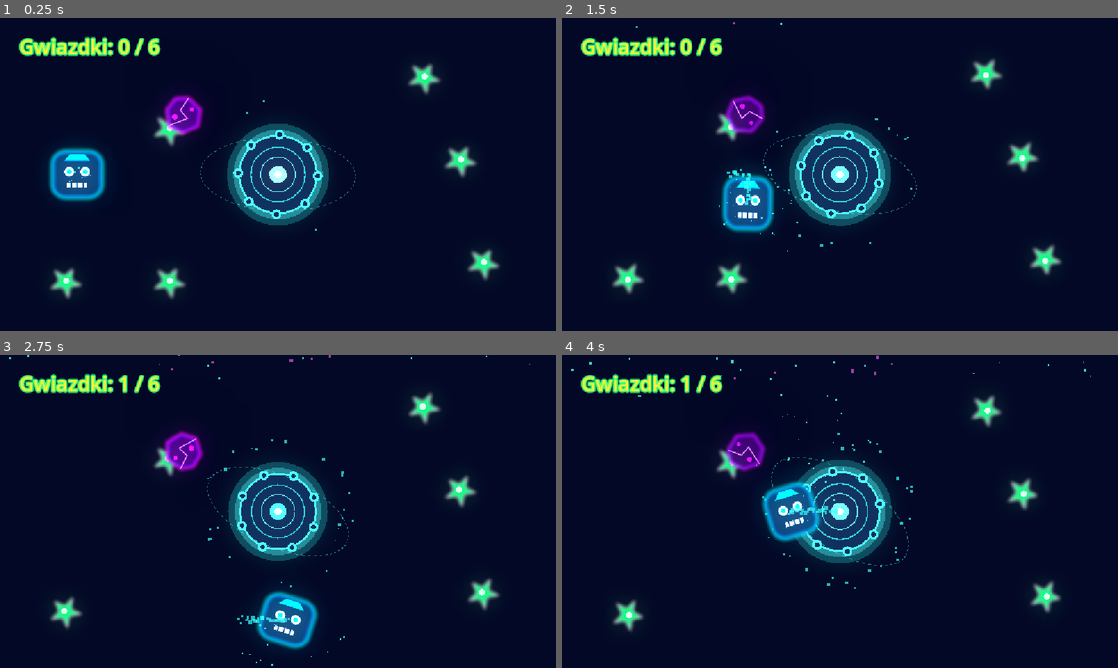
Above: before the commit, frames 1-4 (two rows, left to right).
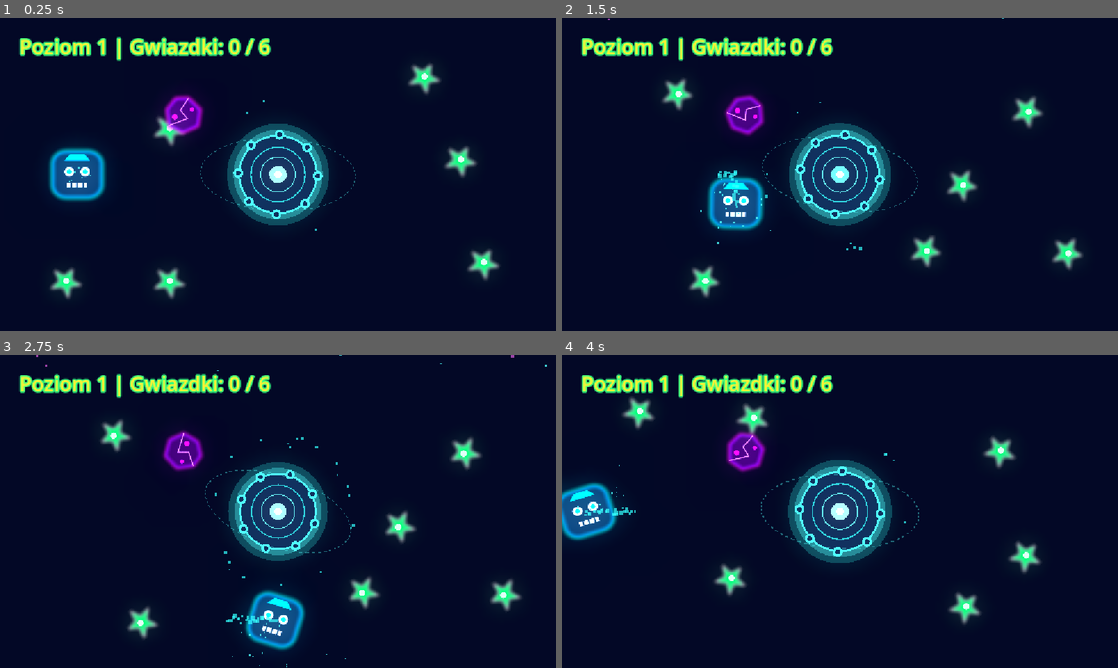
Above: after the commit, the same moments.

Repository: mjasin/planeta-bzzzt
Game: Godot game, scene res://main.tscn
The game is run twice, just before and just after one commit, with the same random seed, the same clock (stepped at 60 frames per second) and the same inputs.
Inputs:
- Up to frame 1 (0.25 s): no input
- Up to frame 2 (1.5 s): tap Enter (ui_accept) at 0.5, 0.77, 1.07 s; hold Right (ui_right) 0.53-1.28 s; tap R at 0.6 s; tap Space at 0.8, 1.35 s; hold Down (ui_down) from 1.28 s (still down)
- Up to frame 3 (2.75 s): tap Enter (ui_accept) at 1.52, 1.82 s; tap Keypad Enter at 1.55, 2.1 s; release Down (ui_down) at 2.03 s; hold Right (ui_right) from 2.03 s (still down); hold Enter (ui_accept) from 2.03 s (still down)
- Up to frame 4 (4 s): release Right (ui_right) at 2.78 s; release Enter (ui_accept) at 2.78 s; hold Up (ui_up) 2.78-3.53 s; tap Enter (ui_accept) at 2.85, 3.02, 3.32, 3.77 s; tap R at 3.05, 3.6 s; hold Left (ui_left) from 3.53 s (still down); tap Space at 3.8 s

The runs differ from the first frame. In frame 1, 2.0% of the frame differs, in the area x 3-49%, y 6-14%; in frame 2, 8.7%; in frame 3, 8.5%; in frame 4, 10%, in the area x 0-96%, y 0-89%.

Commit message:
Add dynamic level progression: increase star count and meteor speed by 10% on each completion

Diff:
--- a/main.gd
+++ b/main.gd
@@ -2,6 +2,14 @@
 extends Node2D
 
 ## Main - Skrypt zarządcy gry ze środkową Mecha-Planetą "Planeta Bzzzt!", równomiernym rozmieszczeniem gwiazdek, obsługą pościgu i ekranem zwycięstwa.
+
+# --- PROGRESJA POZIOMÓW (ZACHOWYWANA MIĘDZY PRZEŁADOWANIAMI SCENY) ---
+static var current_level: int = 1
+static var extra_stars: int = 0
+static var meteor_speed_multiplier: float = 1.0
+
+# --- PREFABRYKATY ---
+const STAR_SCENE: PackedScene = preload("res://star.tscn")
 
 # --- SYGNAŁY ---
 signal level_won ## Emitowany po zebraniu wszystkich gwiazdek na planszy
@@ -9,6 +17,8 @@
 # --- ZMIENNE EKSPORTOWANE ---
 @export_group("Zasady Poziomu")
 @export var target_stars_to_win: int = 0 ## Liczba gwiazdek do wygrania (0 = wszystkie na planszy)
+@export var stars_increase_per_level: int = 1 ## Ile dodatkowych gwiazdek dodać na każdy kolejny poziom (+1, +2 itd.)
+@export var meteor_speed_increase_factor: float = 1.1 ## Mnożnik prędkości meteoru po ukończeniu poziomu (+10%)
 
 # --- REFERENCJE DO WĘZŁÓW ---
 @onready var score_label: Label = $CanvasLayer/UI/ScoreLabel
@@ -32,6 +42,8 @@
 
 func _ready() -> void:
 	randomize() # Inicjalizacja ziarna losowości
+	_spawn_extra_stars()
+	_apply_meteor_progression()
 	_setup_world_environment()
 	_setup_starfield_particles()
 	_setup_ui_neon_style()
@@ -41,7 +53,7 @@
 	_connect_player()
 	_setup_victory_ui()
 	_update_ui()
-	print("🌌 Neonowa gra Planeta Bzzzt! uruchomiona! Gwiazdki do zebrania: ", total_stars)
+	print("🌌 Planeta Bzzzt! Poziom %d | Gwiazdki: %d | Mnożnik meteoru: x%.2f" % [current_level, total_stars, meteor_speed_multiplier])
 
 
 ## Rozrzuca wszystkie gwiazdki na scenie równomiernie wokół planety, zapobiegając nakładaniu się
@@ -171,6 +183,25 @@
 		player.call("apply_speed_boost", 1.8, 3.5)
 
 
+## Tworzy dodatkowe gwiazdki dla kolejnych poziomów trudności
+func _spawn_extra_stars() -> void:
+	if extra_stars <= 0:
+		return
+	for i in extra_stars:
+		var new_star := STAR_SCENE.instantiate()
+		new_star.name = "ExtraStar_Lvl%d_%d" % [current_level, i + 1]
+		add_child(new_star)
+
+
+## Aplikuje zwiększoną prędkość do wszystkich meteorów na planszy
+func _apply_meteor_progression() -> void:
+	if meteor_speed_multiplier <= 1.0:
+		return
+	for child in get_children():
+		if child.has_method("apply_speed_multiplier"):
+			child.call("apply_speed_multiplier", meteor_speed_multiplier)
+
+
 ## Oblicza całkowitą liczbę gwiazdek na planszy
 func _count_total_stars() -> void:
 	if target_stars_to_win > 0:
@@ -185,13 +216,13 @@
 					total_stars += 1
 
 
-## Odświeża napis z liczbą punktów i postępem gwiazdek
+## Odświeża napis z liczbą punktów, numerem poziomu i postępem gwiazdek
 func _update_ui() -> void:
 	if score_label:
 		if total_stars > 0:
-			score_label.text = "Gwiazdki: %d / %d" % [stars_collected, total_stars]
+			score_label.text = "Poziom %d | Gwiazdki: %d / %d" % [current_level, stars_collected, total_stars]
 		else:
-			score_label.text = "Gwiazdki: %d" % score
+			score_label.text = "Poziom %d | Punkty: %d" % [current_level, score]
 
 
 ## Nadaje etykiecie licznika neonowy żółty kolor z zieloną poświatą
@@ -380,6 +411,7 @@
 	victory_container.visible = true
 
 	if victory_label:
+		victory_label.text = "POZIOM %d UKOŃCZONY! BRAWO!" % current_level
 		victory_label.visible = true
 		victory_label.scale = Vector2.ZERO
 		victory_label.pivot_offset = victory_label.size / 2.0
@@ -396,6 +428,7 @@
 		wobble_tween.tween_property(victory_label, "rotation", deg_to_rad(-3.0), 0.5).set_trans(Tween.TRANS_SINE)
 
 	if restart_button:
+		restart_button.text = "🚀 Poziom %d (+%d ⭐, meteor +10%%) 🚀" % [current_level + 1, stars_increase_per_level]
 		restart_button.visible = true
 		restart_button.scale = Vector2.ZERO
 		restart_button.pivot_offset = restart_button.size / 2.0
@@ -404,6 +437,7 @@
 		btn_tween.tween_property(restart_button, "scale", Vector2.ONE, 0.35)
 
 	if restart_hint_label:
+		restart_hint_label.text = "(Naciśnij SPACJĘ lub ENTER aby rozpocząć Poziom %d)" % (current_level + 1)
 		restart_hint_label.visible = true
 		restart_hint_label.modulate.a = 0.0
 		var hint_tween := create_tween()
@@ -467,7 +501,7 @@
 	star_rain.emitting = true
 
 
-## Obsługa klawiatury – Space lub Enter po wygranej przeładowuje poziom
+## Obsługa klawiatury – Space/Enter przechodzi do kolejnego poziomu, 'R' resetuje do poziomu 1
 func _unhandled_input(event: InputEvent) -> void:
 	if is_game_won:
 		if event.is_action_pressed("ui_accept"):
@@ -475,8 +509,26 @@
 		elif event is InputEventKey and event.pressed and not event.echo:
 			if event.keycode == KEY_SPACE or event.keycode == KEY_ENTER or event.keycode == KEY_KP_ENTER:
 				restart_game()
-
-
-## Przeładowuje bieżącą scenę
+	else:
+		# Klawisz R pozwala zresetować grę do poziomu 1 w dowolnym momencie
+		if event is InputEventKey and event.pressed and not event.echo and event.keycode == KEY_R:
+			reset_progression()
+			get_tree().reload_current_scene()
+
+
+## Przechodzi do kolejnego poziomu ze zwiększoną trudnością (więcej gwiazdek, szybszy meteor o 10%)
 func restart_game() -> void:
+	if is_game_won:
+		current_level += 1
+		extra_stars += stars_increase_per_level
+		meteor_speed_multiplier *= meteor_speed_increase_factor
+		print("🚀 Start Poziomu %d! Dodano gwiazdek: +%d, nowa prędkość meteoru: x%.2f" % [current_level, extra_stars, meteor_speed_multiplier])
 	get_tree().reload_current_scene()
+
+
+## Resetuje całą progresję trudności z powrotem do Poziomu 1 (np. pod klawiszem 'R')
+static func reset_progression() -> void:
+	current_level = 1
+	extra_stars = 0
+	meteor_speed_multiplier = 1.0
+	print("🔄 Zresetowano grę do Poziomu 1!")
--- a/meteor.gd
+++ b/meteor.gd
@@ -99,3 +99,10 @@
 ## Wznawia działanie meteoru
 func unfreeze() -> void:
 	is_frozen = false
+
+
+## Modyfikuje prędkość poruszania się i obrotu meteoru (np. o 10% na każdy kolejny poziom)
+func apply_speed_multiplier(multiplier: float) -> void:
+	follow_speed *= multiplier
+	rotation_speed *= multiplier
+	print("☄️ Nowa prędkość meteoru: %.1f (mnożnik: x%.2f)" % [follow_speed, multiplier])
